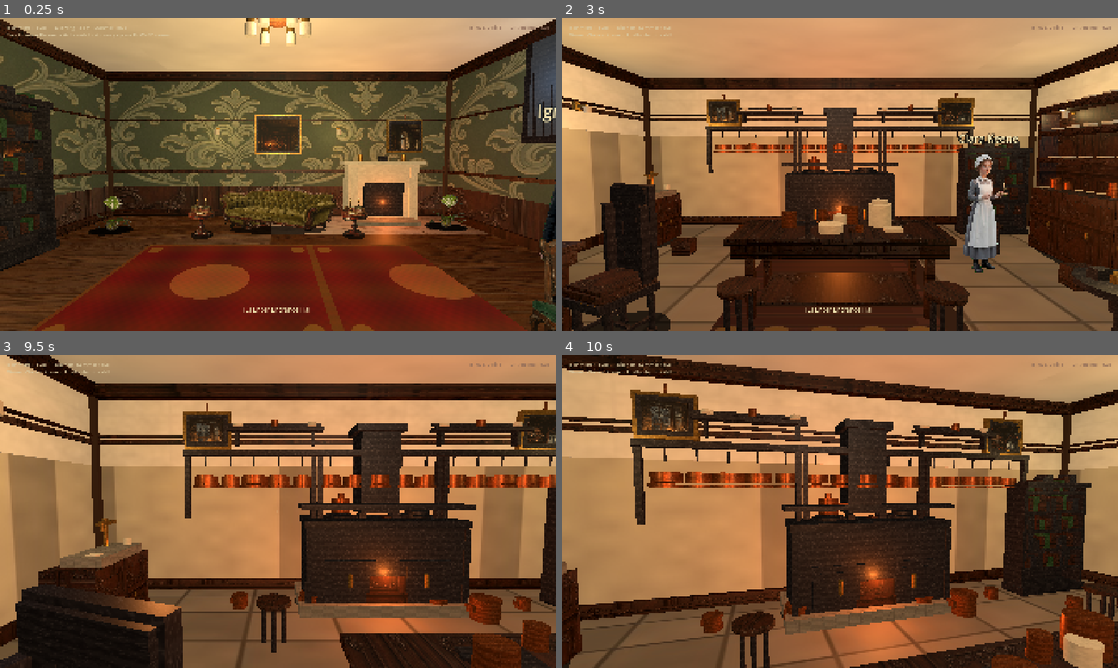
Above: before the commit, frames 1-4 (two rows, left to right).
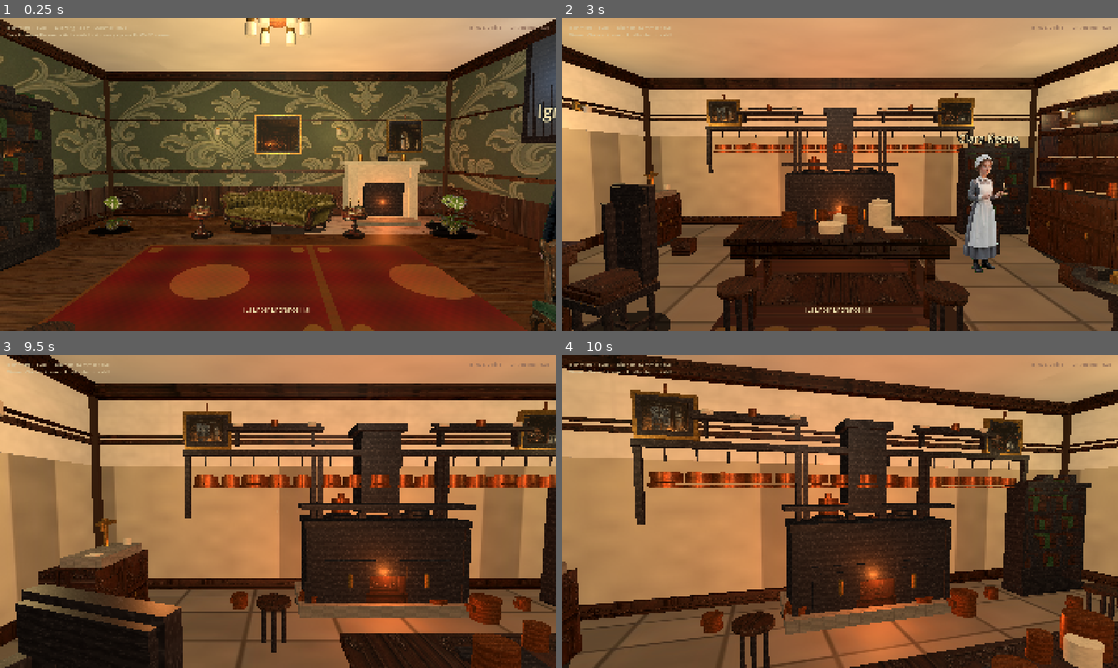
Above: after the commit, the same moments.

Repository: drakewing-eng/aetheric-engine
Game: Godot game, scene res://scenes/fps_main.tscn
Two runs of this game, one before a commit and one after it. Both use one fixed random seed, a clock stepped at 60 frames per second and the inputs below.
Inputs (mouse positions are in pixels of both pictures, inside the frame that each line leads up to):
- Up to frame 1 (0.25 s): no input
- Up to frame 2 (3 s): tap Enter at 0.5 s; move the mouse to (867, 174) at 0.52 s; hold E (interact) 0.53-1.28 s; hold W (move_forward) from 0.53 s (still down); click (867, 174) at 0.67 s; move the mouse to (812, 174) at 1.27 s; tap E (interact) at 1.35, 2, 2.85 s; move the mouse to (851, 168) at 2.02 s; hold E (interact) 2.03-2.78 s; move the mouse to (834, 180) at 2.77 s; click (834, 180) at 2.92 s
- Up to frame 3 (9.5 s): move the mouse to (316, 514) at 3.52 s; hold E (interact) 3.53-4.28 s; tap Enter at 4.25 s; move the mouse to (233, 508) at 4.27 s; tap E (interact) every 1.5 s from 4.35 to 8.85 s; tap Space at 5 s; move the mouse to (283, 511) at 5.02 s; hold E (interact) 5.03-5.78 s; click (283, 511) at 5.17 s; move the mouse to (255, 505) at 5.77 s; release W (move_forward) at 5.78 s; hold D (move_right) 5.78-6.53 s; move the mouse to (305, 511) at 6.52 s; hold E (interact) 6.53-7.28 s; hold W (move_forward) 6.53-8.78 s; move the mouse to (250, 511) at 7.27 s; click (250, 511) at 7.42 s; move the mouse to (289, 505) at 8.02 s; hold E (interact) 8.03-8.78 s; move the mouse to (272, 517) at 8.77 s; hold A (move_left) from 8.78 s (still down)
- Up to frame 4 (10 s): move the mouse to (878, 514) at 9.52 s; release A (move_left) at 9.53 s; hold W (move_forward) from 9.53 s (still down); hold E (interact) from 9.53 s (still down); click (878, 514) at 9.67 s

The runs differ from the first frame. In frame 1, 0.6% of the frame differs, in the area x 4-86%, y 56-100%; in frame 2, 1.1%, in the area x 7-57%, y 52-91%; in frame 3, 0.7%; in frame 4, less than 0.1%.

Commit message:
visual loop 40: denser workbench/hall table, denser drawing, milestone 40

Diff:
--- a/aetheric-engine-godot/scripts/fps_props.gd
+++ b/aetheric-engine-godot/scripts/fps_props.gd
@@ -427,15 +427,20 @@
 	_add_box(root, Vector3(-0.28, 0.925, 0.02), Vector3(0.22, 0.008, 0.12), PAPER.darkened(0.08), false)
 	# Gloves / handkerchief
 	_add_box(root, Vector3(0.15, 0.87, 0.1), Vector3(0.16, 0.02, 0.1), CREAM.darkened(0.1), false, 0.9)
-	# Argand-style oil lamp (brass column + glass chimney)
-	_add_cylinder(root, Vector3(0.4, 0.95, -0.05), 0.05, 0.22, BRASS, false, 0.3, true)
-	_add_cylinder(root, Vector3(0.4, 1.12, -0.05), 0.035, 0.18, Color(0.7, 0.8, 0.85, 0.5), false, 0.15, true)
-	_add_cylinder(root, Vector3(0.4, 0.88, -0.05), 0.08, 0.04, BRASS, false, 0.3, true)
+	# Argand oil lamp (solid frosted chimney — alpha glass reads black)
+	_add_cylinder(root, Vector3(0.4, 0.9, -0.05), 0.07, 0.05, BRASS, false, 0.3, true)
+	_add_cylinder(root, Vector3(0.4, 1.0, -0.05), 0.028, 0.18, BRASS.darkened(0.05), false, 0.3, true)
+	_add_cylinder(root, Vector3(0.4, 1.15, -0.05), 0.04, 0.22, Color(0.88, 0.9, 0.85), false, 0.4)
+	_add_cylinder(root, Vector3(0.4, 1.28, -0.05), 0.025, 0.03, BRASS, false, 0.3, true)
+	_add_sphere_blob(root, Vector3(0.4, 1.08, -0.05), 0.025, Color(1.0, 0.8, 0.4))
+	# Small clock / vase
+	_add_cylinder(root, Vector3(-0.05, 0.95, -0.1), 0.05, 0.16, BRASS, false, 0.3, true)
+	_add_box(root, Vector3(-0.05, 1.05, -0.1), Vector3(0.08, 0.08, 0.04), Color(0.85, 0.82, 0.75), false, 0.5)
 	var lamp := OmniLight3D.new()
 	lamp.light_color = Color(1.0, 0.85, 0.55)
-	lamp.light_energy = 0.55
-	lamp.omni_range = 3.0
-	lamp.position = Vector3(0.4, 1.25, -0.05)
+	lamp.light_energy = 0.6
+	lamp.omni_range = 3.2
+	lamp.position = Vector3(0.4, 1.2, -0.05)
 	root.add_child(lamp)
 	_add_contact_shadow(root, 0.78, 0.38)
 	return root
@@ -702,7 +707,7 @@
 	_add_box(root, Vector3(width * 0.2, 0.35, 0.35), Vector3(width * 0.28, 0.22, 0.12), MAHOGANY, false, 0.48)
 	_add_cylinder(root, Vector3(-width * 0.2, 0.35, 0.42), 0.02, 0.06, BRASS, false, 0.3, true)
 	_add_cylinder(root, Vector3(width * 0.2, 0.35, 0.42), 0.02, 0.06, BRASS, false, 0.3, true)
-	# Tools / gauges / paper / wrench
+	# Tools / gauges / paper / wrench / vice suggestion
 	_add_box(root, Vector3(-0.4, 0.93, 0.15), Vector3(0.35, 0.04, 0.25), BRASS, false, 0.3)
 	_add_box(root, Vector3(0.3, 0.92, -0.1), Vector3(0.4, 0.03, 0.3), PAPER, false)
 	_add_box(root, Vector3(0.35, 0.94, -0.08), Vector3(0.28, 0.01, 0.2), PAPER.darkened(0.08), false)
@@ -710,6 +715,10 @@
 	_add_cylinder(root, Vector3(-0.7, 0.97, -0.15), 0.05, 0.14, COPPER, false, 0.35, true)
 	_add_box(root, Vector3(0.0, 0.94, 0.25), Vector3(0.55, 0.03, 0.08), IRON, false, 0.4)
 	_add_box(root, Vector3(-0.15, 0.95, 0.3), Vector3(0.08, 0.04, 0.22), IRON.lightened(0.1), false, 0.4)
+	_add_box(root, Vector3(0.75, 0.98, -0.2), Vector3(0.2, 0.12, 0.15), IRON, false, 0.4)
+	_add_cylinder(root, Vector3(0.75, 1.08, -0.2), 0.03, 0.1, IRON.lightened(0.1), false, 0.4)
+	_add_box(root, Vector3(-0.55, 0.95, 0.0), Vector3(0.25, 0.02, 0.18), Color(0.2, 0.14, 0.1), false, 0.6)
+	_add_cylinder(root, Vector3(0.15, 0.98, 0.15), 0.04, 0.1, COPPER, false, 0.35, true)
 	_add_contact_shadow(root, width * 0.5, 0.55)
 	return root
 
--- a/aetheric-engine-godot/scripts/fps_rooms.gd
+++ b/aetheric-engine-godot/scripts/fps_rooms.gd
@@ -130,6 +130,10 @@
 			{"kind": "wall_sconce", "pos": [1.5, 0.0, -4.7], "yaw": 0.0, "height": 2.25},
 			{"kind": "stool", "pos": [0.5, 0.0, 1.2], "yaw": -15.0},
 			{"kind": "copper_pot", "pos": [-3.5, 0.0, 1.5], "scale": 0.5},
+			{"kind": "crate", "pos": [3.5, 0.0, 2.2], "scale": 0.5},
+			{"kind": "stool", "pos": [-1.5, 0.0, 0.8], "yaw": 50.0},
+			{"kind": "plant", "pos": [3.6, 0.0, -3.2], "scale": 0.85,
+				"texture": "res://assets/props/plants/plant_palm.png", "width": 0.95, "height": 1.1},
 		],
 		"doors": [
 			{
